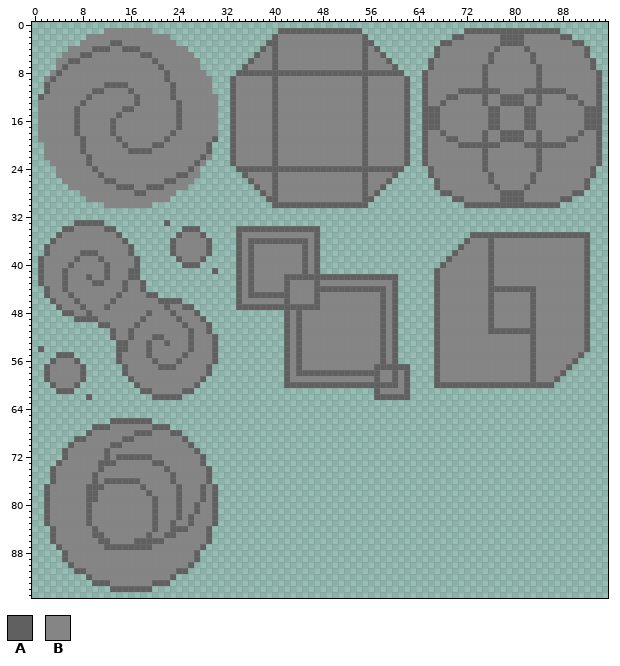
Sprite sheet, stored at app/images/game/object.png. The picture above was drawn from the file before the commit.
The file is 384x384 pixels, drawn in blocks of 4x4; one block is one cell here.
Palette (. is transparent): A #606060  B #858585
And afterwards:
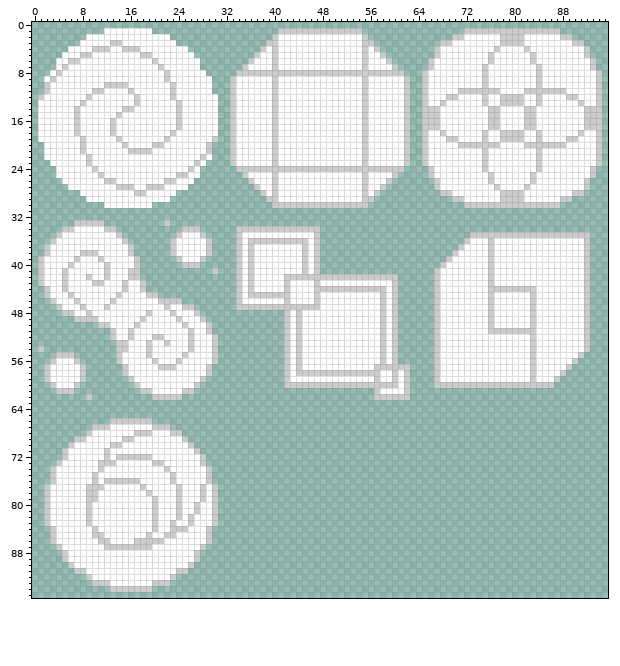
The exact change:
colour A: #606060 -> #cccccc
colour B: #858585 -> #ffffff
Changed places in both pictures, as pixel boxes (x1, y1, x2, y2):
changed: (38, 28, 602, 400)
changed: (44, 418, 218, 592)
